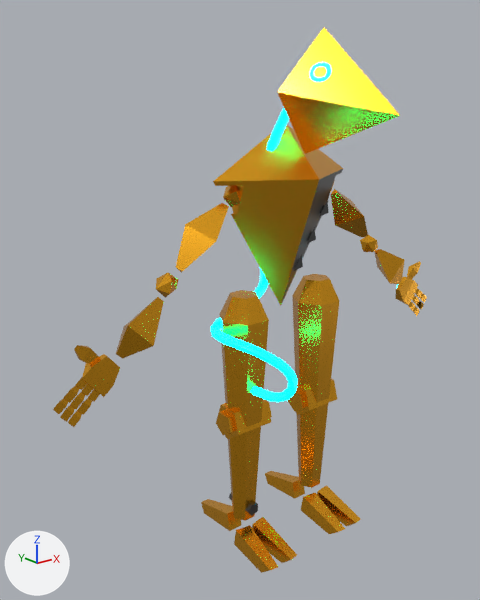
The FBX model Assets/Violinist/Platformer_guy_Backup.fbx: old version first, new version second.
Rendered twice from a 50 mm lens placed at (-9.0, -9.78, 9.57), pointed at (-0.5, 0.84, 5.32). Every picture has the same lights, and +X, +Y and +Z are marked at lower left. Where no turn or scale is listed for an object, it has been applied to the vertices.

Before the edit, the objects in view are built like this:
```python
me_cone = bpy.data.meshes.new('Cone')
me_cone.from_pydata(...)  # 12 vertices, 7 faces; spans x -0.39..0.4, y -0.34..0.34, z -1.15..1.15
me_cone.materials.append(mat_body_material)  # picture img_body_texture_png
me_cube_004 = bpy.data.meshes.new('Cube.004')
me_cube_004.from_pydata(...)  # 8 vertices, 6 faces; spans x -0.173..0.173, y -0.54..0.668, z -0.244..0.244
me_cube_004.materials.append(mat_body_material)  # picture img_body_texture_png
me_cylinder_009 = bpy.data.meshes.new('Cylinder.009')
me_cylinder_009.from_pydata(...)  # 325 vertices, 385 faces; spans x -1.83..0.09, y -0.66..1.6, z -7.09..0.08
me_cylinder_009.materials.append(mat_glow)  # blue #0012e7
ob_heel_r = bpy.data.objects.new('Heel.R', me_cube_004)
ob_heel_r.location = (-1.0, 0.91, 0.27)
ob_leg_lower_l_001 = bpy.data.objects.new('Leg_Lower_L.001', me_cone)
ob_leg_lower_l_001.location = (-1.01, 0.08, 1.81)
ob_tube = bpy.data.objects.new('tube', me_cylinder_009)
ob_tube.location = (0.07, -0.84, 9.99)
# also in view: 'Hand.001' at (-4.22, 0.14, 4.84); 'Cylinder.002' at (1.01, 0.08, 2.92); 'head' at (-0.01, -1.6, 9.55); 'Arm segment' at (-1.99, -0.03, 7.0); 'Toe.R' at (-1.24, -0.67, 0.27)
```
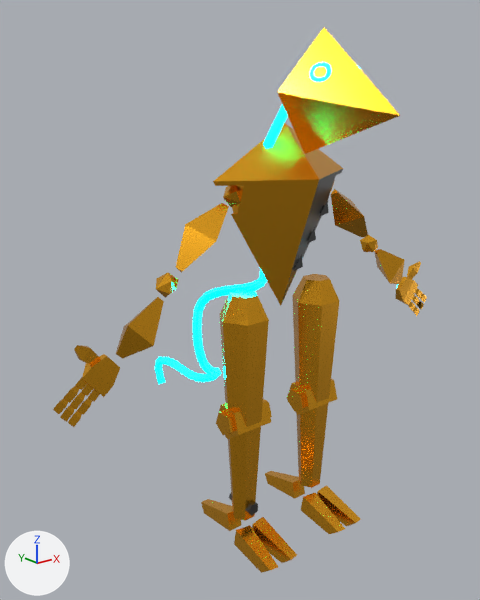
Edits to the scene script, one JSON object a line:
```json
{"block": "me_cylinder_009", "where": "# used by ob_tube; location = (0.07, -0.84, 9.99)"}
{"op": "remove", "block": "me_cylinder_009", "code": "me_cylinder_009.from_pydata(...)  # 325 vertices, 385 faces; spans x -1.83..0.09, y -0.66..1.6, z -7.09..0.08"}
{"op": "add", "block": "me_cylinder_009", "code": "me_cylinder_009.from_pydata(...)  # 335 vertices, 397 faces; spans x -1.78..0.1, y -0.82..4.42, z -7.4..0.21"}
{"block": "me_cylinder_009", "change": "me_cylinder_009 part 1: 325 vertices removed from x -1.83..0.09, y -0.66..1.6, z -7.09..0.08; 335 vertices added at x -1.78..0.1, y -0.82..4.42, z -7.4..0.21"}
```

Pixel boxes [x1, y1, x2, y2] of what changed, in the pictures (480 x 600 px):
```json
{"object": "tube", "change": "reshaped", "before": [211, 108, 298, 402], "after": [155, 67, 360, 384]}
```
